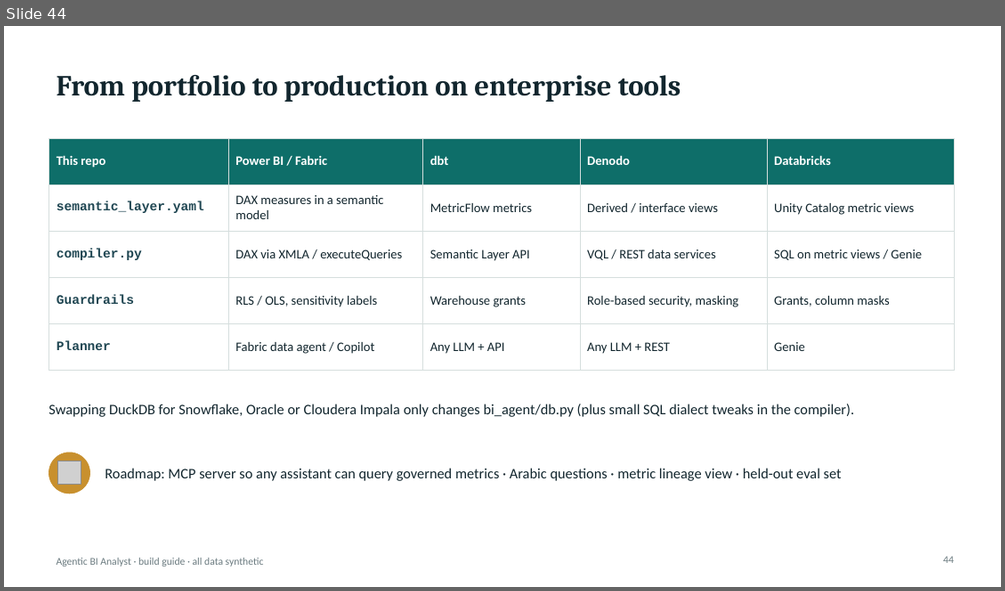
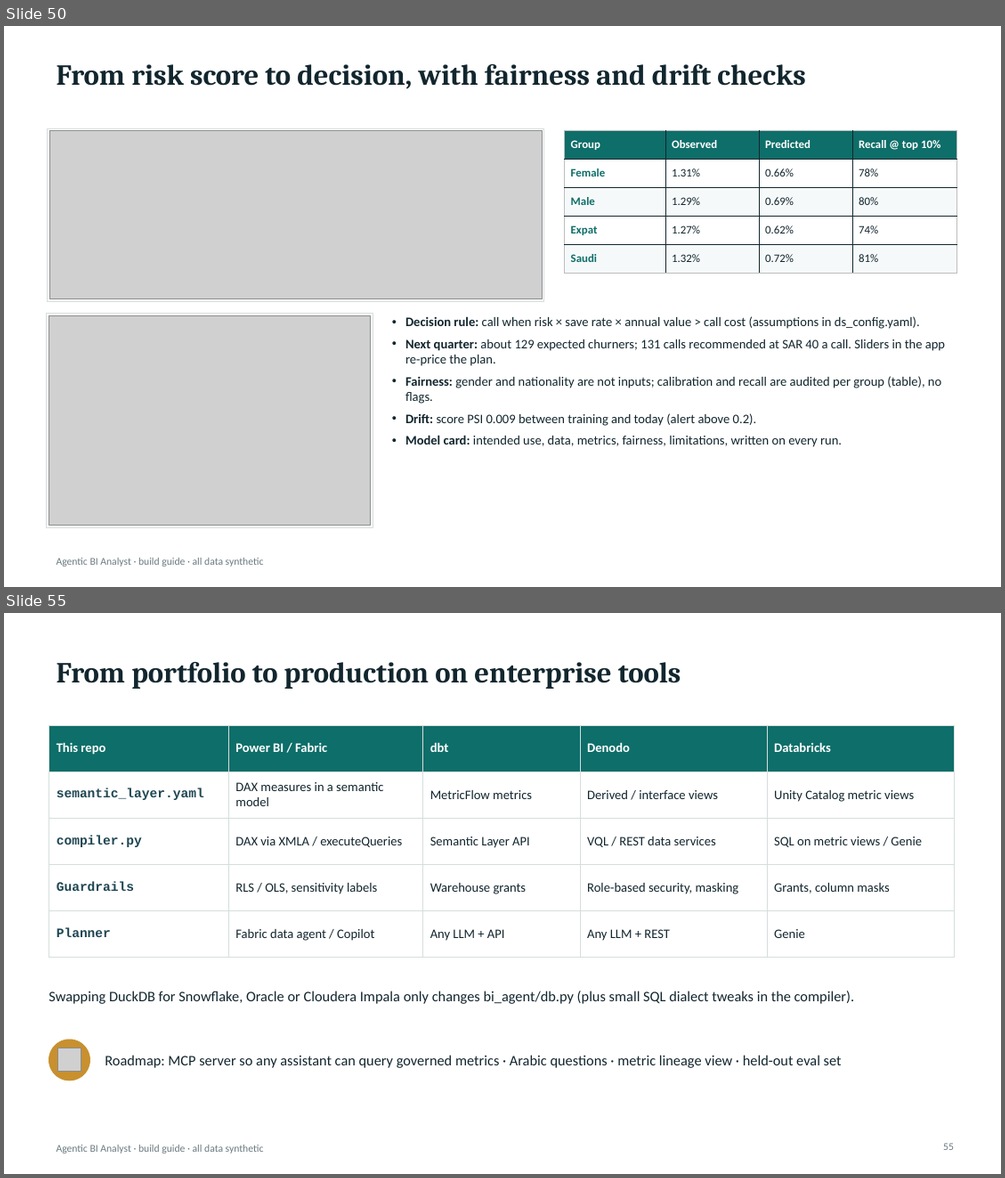
Before and after one commit to vickarzz/agentic-bi-analyst, a slide deck: docs/presentation/Agentic_BI_Analyst_Build_Guide.pptx. Shown one above the other, each under a label of ours: slide 44 before the commit, slides 50 and 55 after it; the slides between them are not shown. The pictures are 1005x591 and 1005x1178 pixels, drawn with LibreOffice and Linux fonts; fonts in the diff are those of the drawing; grey boxes stand for pictures. Boxes give left, top, right and bottom in pixels: in the first picture for what was removed or moved away, otherwise in the second. Text is boxed around its words. In the diff, an @@ line names an element or a change of style, - is before the commit and + after.

Commit message:
Add Data Science Lab: causal inference, churn model, forecasting, A/B testing, segmentation

```diff
--- a/docs/presentation/Agentic_BI_Analyst_Build_Guide.pptx
+++ b/docs/presentation/Agentic_BI_Analyst_Build_Guide.pptx
@@ slide 50 added at <box>4,26,1001,587</box>, background #FFFFFF; not listed: 1 template element that a slide beside it also shows @@
@@ title added at <box>57,64,805,89</box>, 28 pt, text #12262E, bold @@
+From risk score to decision, with fairness and drift checks
@@ rectangle added at <box>48,128,544,301</box>, fill #FFFFFF, outline #D5DEDD 0.75 pt @@
@@ picture added at <box>49,131,542,299</box> @@
@@ table added at <box>565,131,957,273</box>, 5 rows, 4 columns @@
+Group | Observed | Predicted | Recall @ top 10%
+Female | 1.31% | 0.66% | 78%
+Male | 1.29% | 0.69% | 80%
+Expat | 1.27% | 0.62% | 74%
+Saudi | 1.32% | 0.72% | 81%
@@ rectangle added at <box>47,313,372,527</box>, fill #FFFFFF, outline #D5DEDD 0.75 pt @@
@@ picture added at <box>48,315,371,524</box> @@
@@ text added at <box>405,316,945,447</box>, 12.5 pt, text #12262E @@
+• Decision rule: call when risk × save rate × annual value > call cost (assumptions in ds_config.yaml).
+• Next quarter: about 129 expected churners; 131 calls recommended at SAR 40 a call. Sliders in the app re-price the plan.
+• Fairness: gender and nationality are not inputs; calibration and recall are audited per group (table), no flags.
+• Drift: score PSI 0.009 between training and today (alert above 0.2).
+• Model card: intended use, data, metrics, fairness, limitations, written on every run.
@@ what was slide 44 is now slide 55 @@
@@ page number at <box>943,1143,954,1150</box>: text changed @@
-44
+55
```
Also in this commit, not shown: 10 slides changed, 10 other slides added, 47 other files.
